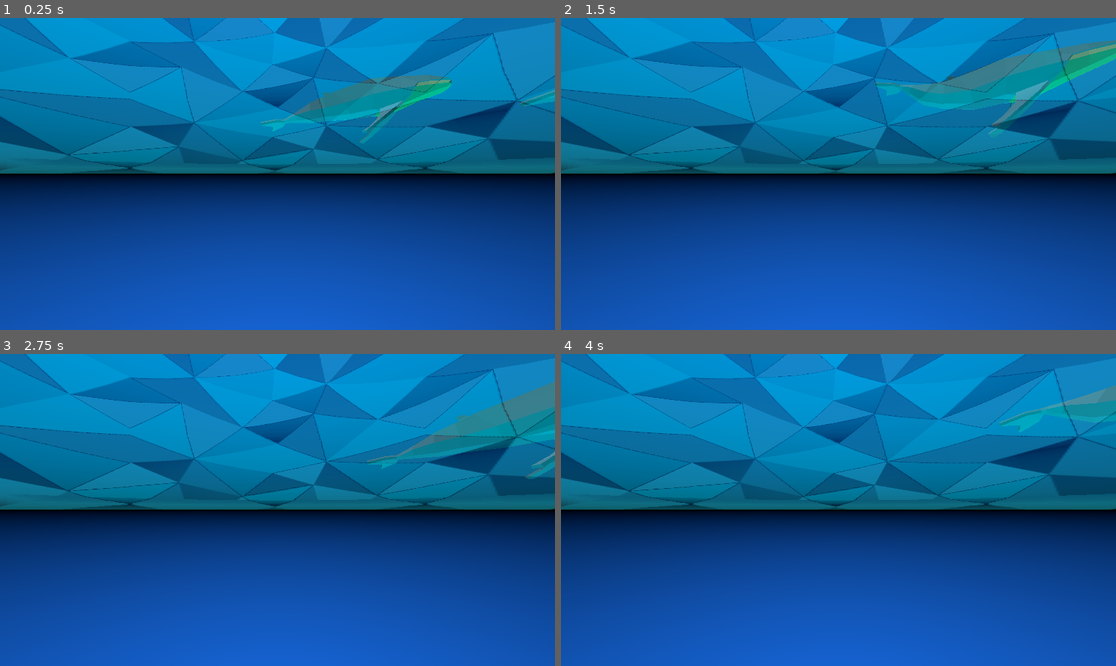
Above: before the commit, frames 1-4 (two rows, left to right).
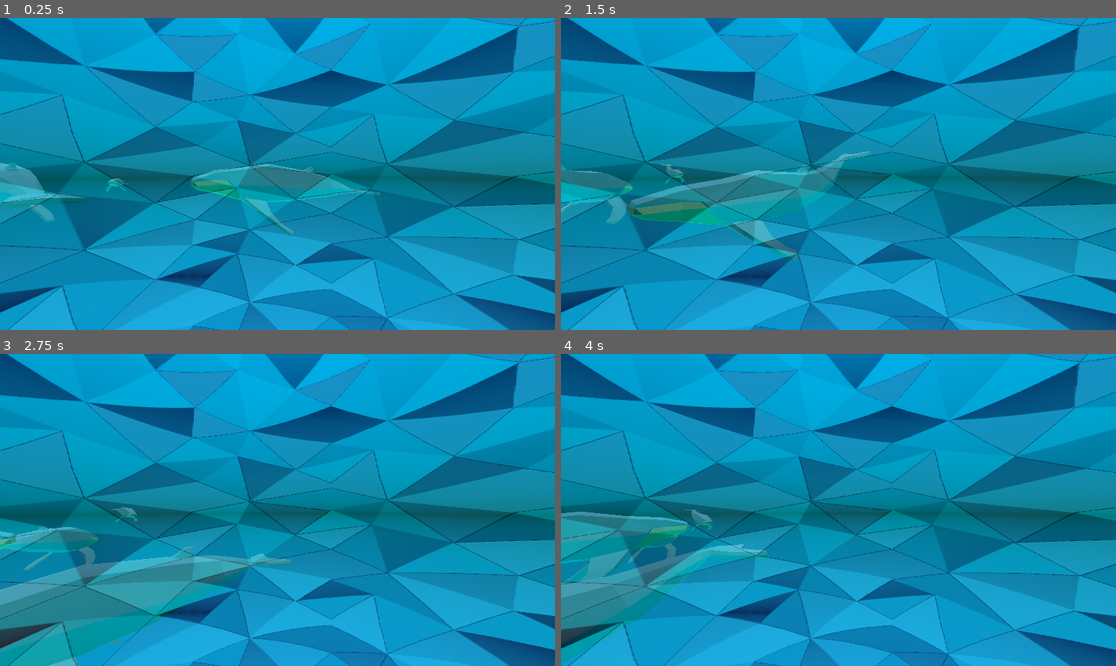
Above: after the commit, the same moments.

Repository: CyclingFern/GodotHTMLGames
Game: Godot game, scene res://vr.tscn
Two runs of this game, one before a commit and one after it. Both use one fixed random seed, a clock stepped at 60 frames per second and the inputs below.
Inputs:
- Up to frame 1 (0.25 s): no input
- Up to frame 2 (1.5 s): no input
- Up to frame 3 (2.75 s): no input
- Up to frame 4 (4 s): no input

The runs differ from the first frame. In frame 1, 81% of the frame differs, in the area x 0-100%, y 0-100%; in frame 2, 82%; in frame 3, 81%; in frame 4, 80%.

Commit message:
Update whales

Diff:
--- /dev/null
+++ b/whales/character_body_3d.gd
@@ -0,0 +1,10 @@
+extends CharacterBody3D
+
+@onready var leftHand = $XROrigin3D/LeftController
+
+func _process(delta: float) -> void:
+	if leftHand.get_float("trigger") >= 0.8:
+		var direction = -leftHand.global_transform.basis.z.normalized()
+		var speed = 5.0 # Adjust speed as needed
+		velocity = direction * speed
+		move_and_slide() # move and slide in direction of hand node
--- /dev/null
+++ b/whales/label_3d.gd
@@ -0,0 +1,6 @@
+extends Label3D
+
+
+
+func _on_right_controller_input_float_changed(name: String, value: float) -> void:
+	text = name + " : " + str(value)
--- a/whales/materials/divingbelltres.tres
+++ b/whales/materials/divingbelltres.tres
@@ -4,8 +4,7 @@
 
 [resource]
 transparency = 1
-cull_mode = 2
-albedo_color = Color(0, 1, 1, 0.36862746)
+albedo_color = Color(0, 1, 1, 0.4862745)
 emission_energy_multiplier = 7.56
 normal_enabled = true
 normal_texture = ExtResource("1_mvop4")
--- /dev/null
+++ b/whales/materials/fog.tres
@@ -0,0 +1,6 @@
+[gd_resource type="StandardMaterial3D" format=3 uid="uid://dyxf6m43fcn3d"]
+
+[resource]
+transparency = 1
+depth_draw_mode = 1
+albedo_color = Color(0, 0.3647059, 0.79607844, 0.9098039)
--- /dev/null
+++ b/whales/props/whale.gd
@@ -0,0 +1,56 @@
+extends Node3D
+
+@onready var characterBody = $CharacterBody3D
+
+#--- Fish Behavior Parameters ---
+@export var speed: float = 3.0
+@export var turn_speed: float = 2.0
+@export var wander_radius: float = 10.0
+
+# Assign a Node3D in the Inspector to act as the center of the wander area.
+@export var origin_node: Node3D = null
+
+var wander_target: Vector3 = Vector3.ZERO
+var origin_position: Vector3 = Vector3.ZERO
+
+# The _ready() function is called once when the node enters the scene tree.
+func _ready():
+	# Set the origin for the wandering behavior.
+	# If an origin_node is assigned, use its position.
+	if origin_node != null:
+		origin_position = origin_node.global_position
+	# Otherwise, use this node's own starting position as the origin.
+	else:
+		origin_position = global_position
+
+	# Set the initial random target position for the fish to swim towards.
+	_update_wander_target()
+
+# The _physics_process() function is called every physics frame.
+func _physics_process(delta: float):
+	# 1. Check distance to the target
+	if characterBody.global_position.distance_to(wander_target) < 1.0:
+		_update_wander_target()
+
+	# 2. Calculate direction and rotate the fish
+	var direction = characterBody.global_position.direction_to(wander_target)
+	characterBody.transform.basis = characterBody.transform.basis.slerp(Basis.looking_at(direction), turn_speed * delta)
+
+	# 3. Set velocity and move
+	characterBody.velocity = -characterBody.global_transform.basis.z * speed
+	characterBody.move_and_slide()
+
+
+# This function calculates a new random position for the fish to swim to.
+func _update_wander_target():
+	if origin_node != null:
+		origin_position = origin_node.global_position
+	# Generate a random 3D direction.
+	var random_direction = Vector3(
+		randf_range(-1, 1),
+		randf_range(-0.2, 0.2), # Keep vertical movement less pronounced
+		randf_range(-1, 1)
+	).normalized()
+
+	# Set the new target within the wander_radius from the chosen origin_position.
+	wander_target = origin_position + random_direction * wander_radius
--- /dev/null
+++ b/whales/props/whale.tscn
@@ -0,0 +1,23 @@
+[gd_scene load_steps=5 format=3 uid="uid://c65nwoqxm0ne1"]
+
+[ext_resource type="PackedScene" uid="uid://diqwbjhmkv3ku" path="res://fish/Whale.fbx" id="1_6oavf"]
+[ext_resource type="Script" uid="uid://b04f7qb1ss1d7" path="res://props/whale.gd" id="1_dfsvl"]
+[ext_resource type="Script" uid="uid://caow8kkk2y0ql" path="res://fish/whale.gd" id="2_4dwgh"]
+
+[sub_resource type="CapsuleShape3D" id="CapsuleShape3D_6oavf"]
+radius = 3.0
+height = 10.994141
+
+[node name="Whale" type="Node3D"]
+script = ExtResource("1_dfsvl")
+
+[node name="CharacterBody3D" type="CharacterBody3D" parent="."]
+motion_mode = 1
+
+[node name="Whale" parent="CharacterBody3D" instance=ExtResource("1_6oavf")]
+transform = Transform3D(-1, 0, -8.742278e-08, 0, 1, 0, 8.742278e-08, 0, -1, 0, 0, 0)
+script = ExtResource("2_4dwgh")
+
+[node name="CollisionShape3D" type="CollisionShape3D" parent="CharacterBody3D"]
+transform = Transform3D(1, 0, 0, 0, -4.371139e-08, -1, 0, 1, -4.371139e-08, 0, -0.38680714, -1.2807617)
+shape = SubResource("CapsuleShape3D_6oavf")
--- a/whales/vr.gd
+++ b/whales/vr.gd
@@ -86,11 +86,6 @@
 func _on_left_controller_button_released(button: String) -> void:
 	print ("Button release: " + button)
 
-func _process(_delta: float) -> void:
-	var thumbstick_vector: Vector2 = $XROrigin3D/LeftController.get_vector2("thumbstick")
-	if thumbstick_vector != Vector2.ZERO:
-		print ("Left thumbstick position: " + str(thumbstick_vector))
-
 func _webxr_on_select(input_source_id: int) -> void:
 	print("Select: " + str(input_source_id))
 
--- a/whales/vr.tscn
+++ b/whales/vr.tscn
@@ -1,51 +1,82 @@
-[gd_scene load_steps=11 format=3 uid="uid://b3yuvlks3wbp7"]
+[gd_scene load_steps=14 format=3 uid="uid://b3yuvlks3wbp7"]
 
 [ext_resource type="Script" uid="uid://b3rimadp5aaim" path="res://vr.gd" id="1_ncpny"]
-[ext_resource type="PackedScene" uid="uid://diqwbjhmkv3ku" path="res://fish/Whale.fbx" id="2_6u44e"]
+[ext_resource type="Script" uid="uid://dw16ewxtgthbs" path="res://character_body_3d.gd" id="2_dmba7"]
 [ext_resource type="AudioStream" uid="uid://bfoclelpp2xlv" path="res://sound/underwater_exploration.ogg" id="2_lwrbq"]
-[ext_resource type="Script" uid="uid://caow8kkk2y0ql" path="res://fish/whale.gd" id="3_80de6"]
-[ext_resource type="Script" uid="uid://imfjhg41sxtu" path="res://spinner.gd" id="3_jqvlu"]
+[ext_resource type="Script" uid="uid://dfv4bh77bdtq4" path="res://label_3d.gd" id="3_i3gxp"]
 [ext_resource type="Material" uid="uid://crpfoqkucqu1q" path="res://materials/divingbelltres.tres" id="4_80de6"]
+[ext_resource type="PackedScene" uid="uid://c65nwoqxm0ne1" path="res://props/whale.tscn" id="7_i3gxp"]
+
+[sub_resource type="StandardMaterial3D" id="StandardMaterial3D_dmba7"]
+cull_mode = 2
+albedo_color = Color(0, 0.46666667, 1, 1)
+
+[sub_resource type="SphereMesh" id="SphereMesh_80w17"]
+material = SubResource("StandardMaterial3D_dmba7")
+radius = 32.0
+height = 64.0
+
+[sub_resource type="SphereMesh" id="SphereMesh_80de6"]
+material = ExtResource("4_80de6")
+flip_faces = true
+radius = 3.0
+height = 6.0
+
+[sub_resource type="SphereShape3D" id="SphereShape3D_i3gxp"]
+radius = 3.0
 
 [sub_resource type="BoxMesh" id="BoxMesh_ncpny"]
 size = Vector3(0.1, 0.1, 0.1)
 
-[sub_resource type="SphereMesh" id="SphereMesh_80de6"]
-material = ExtResource("4_80de6")
-radius = 3.0
-height = 3.0
-is_hemisphere = true
+[sub_resource type="BoxShape3D" id="BoxShape3D_dmba7"]
+size = Vector3(10, 10, 10)
 
-[sub_resource type="StandardMaterial3D" id="StandardMaterial3D_jqvlu"]
-cull_mode = 1
-albedo_color = Color(0, 0.46666667, 1, 1)
-
-[sub_resource type="SphereMesh" id="SphereMesh_lwrbq"]
-material = SubResource("StandardMaterial3D_jqvlu")
-radius = 16.0
-height = 32.0
+[sub_resource type="BoxMesh" id="BoxMesh_80w17"]
+size = Vector3(10, 10, 10)
 
 [node name="Node3D" type="Node3D"]
 script = ExtResource("1_ncpny")
 
-[node name="XROrigin3D" type="XROrigin3D" parent="."]
+[node name="CharacterBody3D" type="CharacterBody3D" parent="."]
+motion_mode = 1
+script = ExtResource("2_dmba7")
 
-[node name="XRCamera3D" type="XRCamera3D" parent="XROrigin3D"]
+[node name="OceanDome" type="MeshInstance3D" parent="CharacterBody3D"]
+mesh = SubResource("SphereMesh_80w17")
+skeleton = NodePath("../../Painting")
 
-[node name="LeftController" type="XRController3D" parent="XROrigin3D"]
+[node name="DivingBell" type="MeshInstance3D" parent="CharacterBody3D"]
+mesh = SubResource("SphereMesh_80de6")
+skeleton = NodePath("../../Painting")
+
+[node name="CollisionShape3D" type="CollisionShape3D" parent="CharacterBody3D"]
+shape = SubResource("SphereShape3D_i3gxp")
+
+[node name="XROrigin3D" type="XROrigin3D" parent="CharacterBody3D"]
+
+[node name="XRCamera3D" type="XRCamera3D" parent="CharacterBody3D/XROrigin3D"]
+transform = Transform3D(-0.05677987, 0, -0.99838674, 0, 1, 0, 0.99838674, 0, -0.05677987, 0, 0.55877244, 0)
+
+[node name="LeftController" type="XRController3D" parent="CharacterBody3D/XROrigin3D"]
 tracker = &"left_hand"
 show_when_tracked = true
 
-[node name="MeshInstance3D" type="MeshInstance3D" parent="XROrigin3D/LeftController"]
+[node name="MeshInstance3D" type="MeshInstance3D" parent="CharacterBody3D/XROrigin3D/LeftController"]
 mesh = SubResource("BoxMesh_ncpny")
 
-[node name="RightController" type="XRController3D" parent="XROrigin3D"]
+[node name="RightController" type="XRController3D" parent="CharacterBody3D/XROrigin3D"]
 tracker = &"right_hand"
 show_when_tracked = true
 
-[node name="MeshInstance3D" type="MeshInstance3D" parent="XROrigin3D/RightController"]
+[node name="MeshInstance3D" type="MeshInstance3D" parent="CharacterBody3D/XROrigin3D/RightController"]
 mesh = SubResource("BoxMesh_ncpny")
 skeleton = NodePath("../../LeftController")
+
+[node name="Label3D" type="Label3D" parent="CharacterBody3D/XROrigin3D/RightController/MeshInstance3D"]
+transform = Transform3D(1, 0, 0, 0, 1, 0, 0, 0, 1, 0, 0.1514773, 0)
+text = "Text
+"
+script = ExtResource("3_i3gxp")
 
 [node name="CanvasLayer" type="CanvasLayer" parent="."]
 
@@ -67,28 +98,41 @@
 
 [node name="Painting" type="Node3D" parent="."]
 
-[node name="DivingBell" type="MeshInstance3D" parent="Painting"]
-mesh = SubResource("SphereMesh_80de6")
+[node name="Node3D" type="Node3D" parent="Painting"]
+transform = Transform3D(1, 0, 0, 0, 1, 0, 0, 0, 1, 10.624674, 0, 0)
 
-[node name="OceanDome" type="MeshInstance3D" parent="Painting"]
-mesh = SubResource("SphereMesh_lwrbq")
+[node name="Calf" parent="Painting" node_paths=PackedStringArray("origin_node") instance=ExtResource("7_i3gxp")]
+transform = Transform3D(0.2, 0, 0, 0, 0.2, 0, 0, 0, 0.2, 10.624674, 0, -6.812026)
+speed = 6.0
+turn_speed = 6.0
+wander_radius = 5.0
+origin_node = NodePath("../Whale")
 
-[node name="Spinner" type="Node3D" parent="Painting"]
-script = ExtResource("3_jqvlu")
-rotation_speed = -0.2
+[node name="Whale" parent="Painting" node_paths=PackedStringArray("origin_node") instance=ExtResource("7_i3gxp")]
+transform = Transform3D(1, 0, 0, 0, 1, 0, 0, 0, 1, 10.624674, 0, 0)
+wander_radius = 20.0
+origin_node = NodePath("../Calf")
 
-[node name="Whale" parent="Painting/Spinner" instance=ExtResource("2_6u44e")]
-transform = Transform3D(1, 0, 0, 0, 1, 0, 0, 0, 1, 10, 0, 0)
-script = ExtResource("3_80de6")
+[node name="Whale2" parent="Painting" node_paths=PackedStringArray("origin_node") instance=ExtResource("7_i3gxp")]
+transform = Transform3D(1, 0, 0, 0, 1, 0, 0, 0, 1, 10.624674, 0, -12.688352)
+wander_radius = 20.0
+origin_node = NodePath("../Calf")
 
-[node name="Whale2" parent="Painting/Spinner" instance=ExtResource("2_6u44e")]
-transform = Transform3D(1, 0, 0, 0, 1, 0, 0, 0, 1, 11.656235, 4.1017723, -3.2501233)
-script = ExtResource("3_80de6")
+[node name="Whale3" parent="Painting" node_paths=PackedStringArray("origin_node") instance=ExtResource("7_i3gxp")]
+transform = Transform3D(1, 0, 0, 0, 1, 0, 0, 0, 1, 2.3832817, 0, -12.688352)
+wander_radius = 20.0
+origin_node = NodePath("../Calf")
 
-[node name="Whale3" parent="Painting/Spinner" instance=ExtResource("2_6u44e")]
-transform = Transform3D(0.29252195, 0, 0.95625883, 0, 1, 0, -0.95625883, 0, 0.29252195, 4.8926897, 4.1017723, -11.818186)
-script = ExtResource("3_80de6")
+[node name="Enviroment" type="Node3D" parent="Painting"]
 
-[node name="Whale4" parent="Painting/Spinner" instance=ExtResource("2_6u44e")]
-transform = Transform3D(0.2, 0, 0, 0, 0.2, 0, 0, 0, 0.2, 4.207918, 0, 0)
-script = ExtResource("3_80de6")
+[node name="RigidBody3D" type="RigidBody3D" parent="Painting/Enviroment"]
+transform = Transform3D(1, 0, 0, 0, 1, 0, 0, 0, 1, 0, -9.890011, 0)
+gravity_scale = 0.0
+freeze = true
+
+[node name="CollisionShape3D" type="CollisionShape3D" parent="Painting/Enviroment/RigidBody3D"]
+shape = SubResource("BoxShape3D_dmba7")
+
+[node name="MeshInstance3D" type="MeshInstance3D" parent="Painting/Enviroment/RigidBody3D"]
+mesh = SubResource("BoxMesh_80w17")
+skeleton = NodePath("../..")
Not shown, added: whales/character_body_3d.gd.uid
Not shown, added: whales/label_3d.gd.uid
Not shown, added: whales/props/whale.gd.uid
Not shown, changed: .DS_Store
Not shown, changed: index.html
Not shown, changed: source/.DS_Store
Not shown, removed: source/fish_2025-09-18_13-51-06.zip
Not shown, added: source/museum/Demon.gltf
Not shown, added: source/museum/Demon.gltf.import
Not shown, added: source/museum/Demon_Atlas.png
Not shown, added: source/museum/Demon_Atlas.png.import
Not shown, changed: whales/index.html
(and 3 more such lines)
